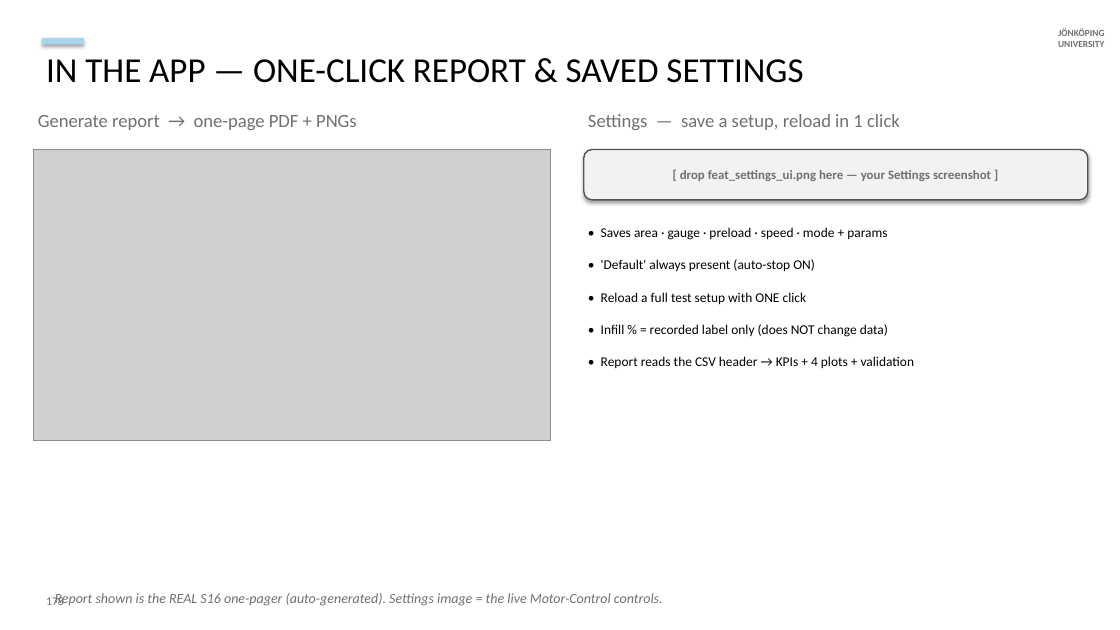
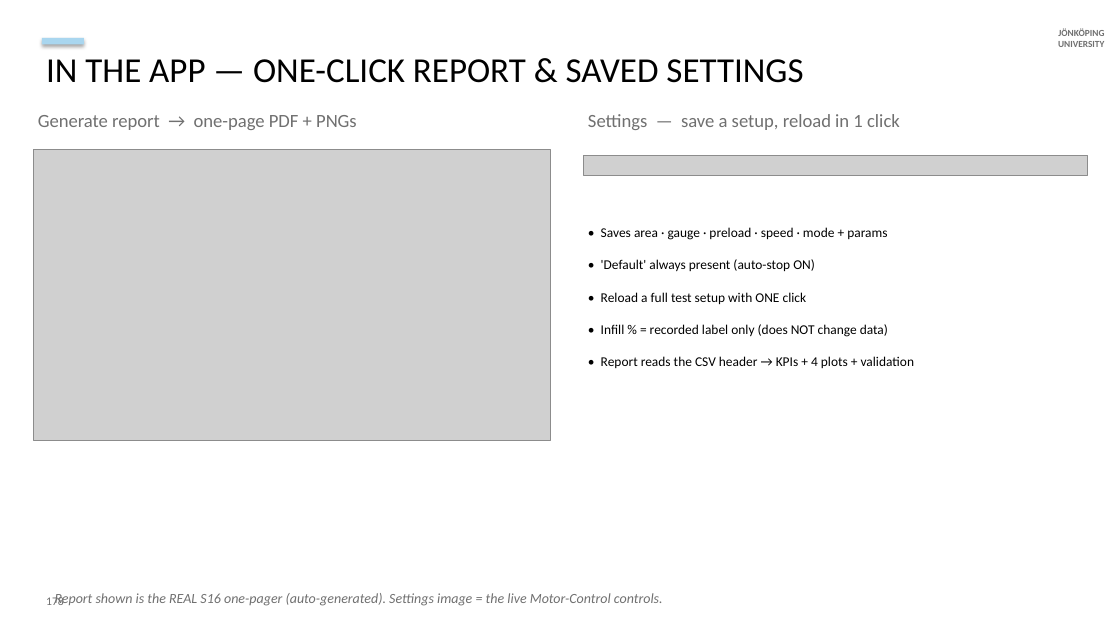
Before and after one commit to cenmir/UTM, a slide deck: slide 38 of documentation/V6a_8_6_20_slides.pptx. Drawn at 1120x630 pixels with LibreOffice and Linux fonts; fonts in the diff are those of the drawing; grey boxes stand for pictures. Boxes give left, top, right and bottom in pixels: in the first picture for what was removed or moved away, otherwise in the second. Text is boxed around its words. In the diff, an @@ line names an element or a change of style, - is before the commit and + after.

```diff
--- a/documentation/V6a_8_6_20_slides.pptx
+++ b/documentation/V6a_8_6_20_slides.pptx
@@ rounded rectangle removed at box(584, 150, 1088, 200) @@
-[ drop feat_settings_ui.png here — your Settings screenshot ]
@@ picture added at box(584, 155, 1088, 176) @@
```
Also in this commit, not shown: 1 other slide changed, 1 slide added, 4 other files.
